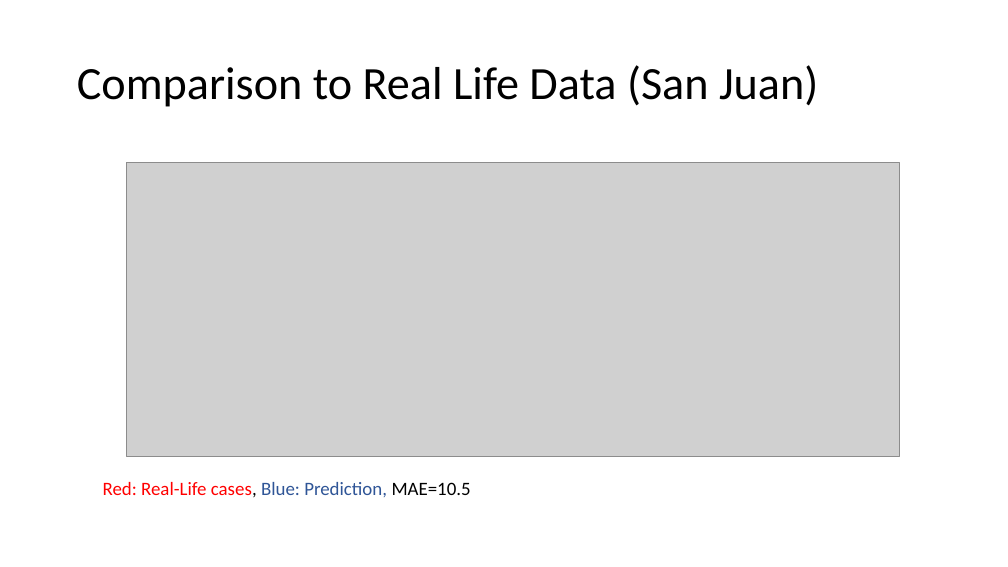
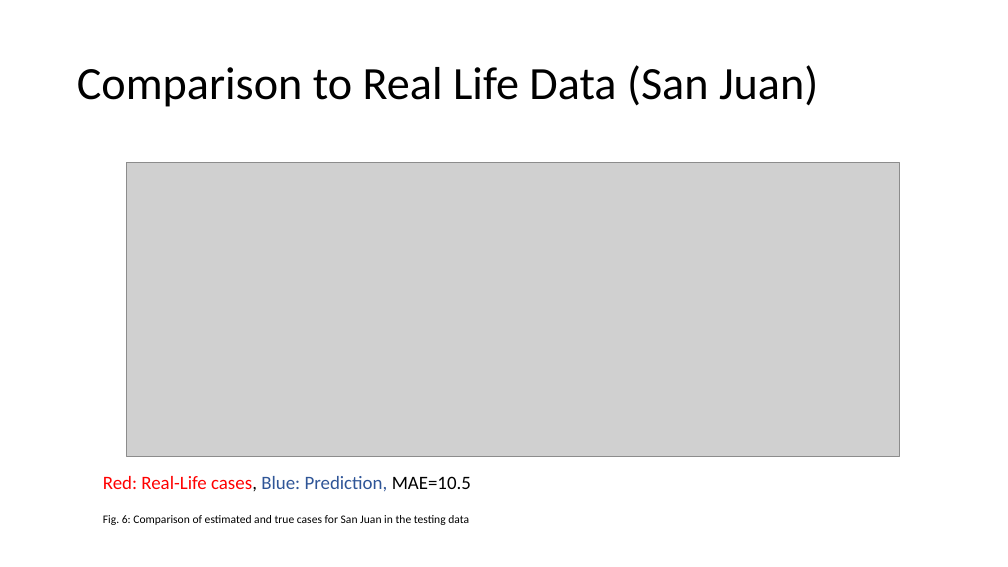
Before and after one commit to mariiader/adc_project, a slide deck: slide 12 of DengAI_PP_3.pptx (slide 11 before the commit). Drawn at 1008x567 pixels with LibreOffice and Linux fonts; fonts in the diff are those of the drawing; grey boxes stand for pictures. Boxes give left, top, right and bottom in pixels: in the first picture for what was removed or moved away, otherwise in the second. Text is boxed around its words. In the diff, an @@ line names an element or a change of style, - is before the commit and + after.

```diff
--- a/DengAI_PP_3.pptx
+++ b/DengAI_PP_3.pptx
@@ text "Red: Real-Life cases, Blue: Prediction, ...": place and size @@
-text "Red: Real-Life cases, Blue: Prediction, ..." at (103, 482, 471, 497)
+text "Red: Real-Life cases, Blue: Prediction, ..." at (103, 476, 471, 491)
@@ text added at (103, 515, 469, 525), 11 pt, text #000000 @@
+Fig. 6: Comparison of estimated and true cases for San Juan in the testing data
```
Also in this commit, not shown: 8 other slides changed, 4 slides added, 3 slides removed, 14 other files.
